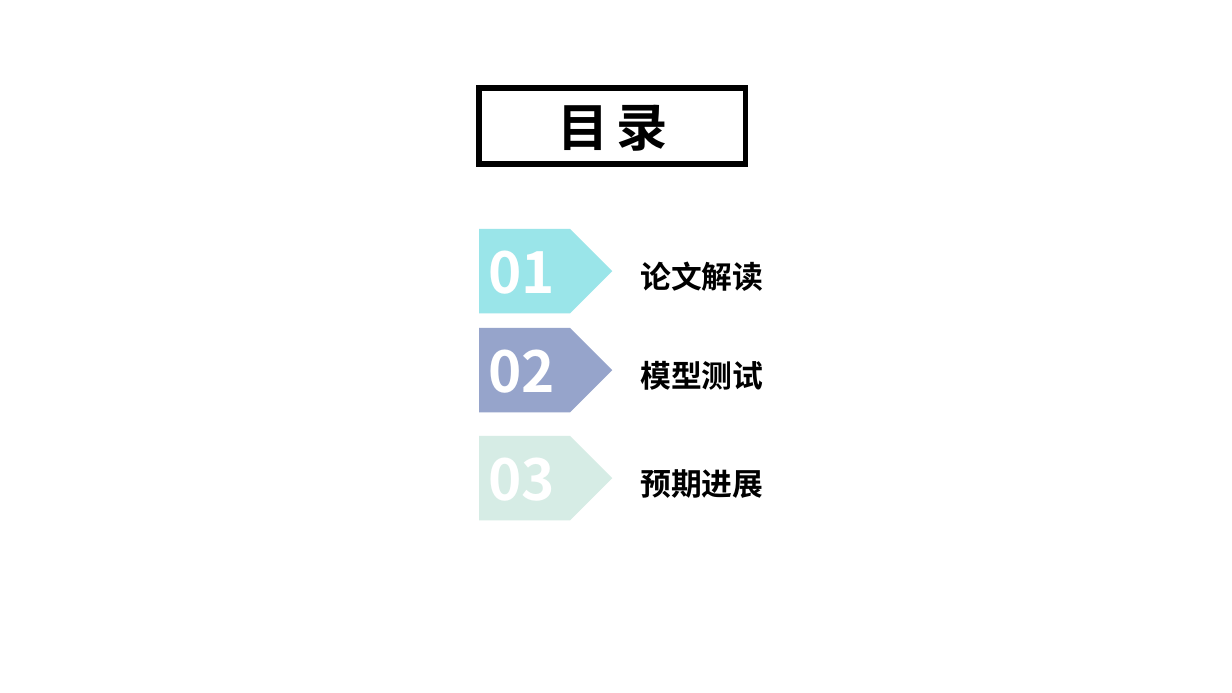
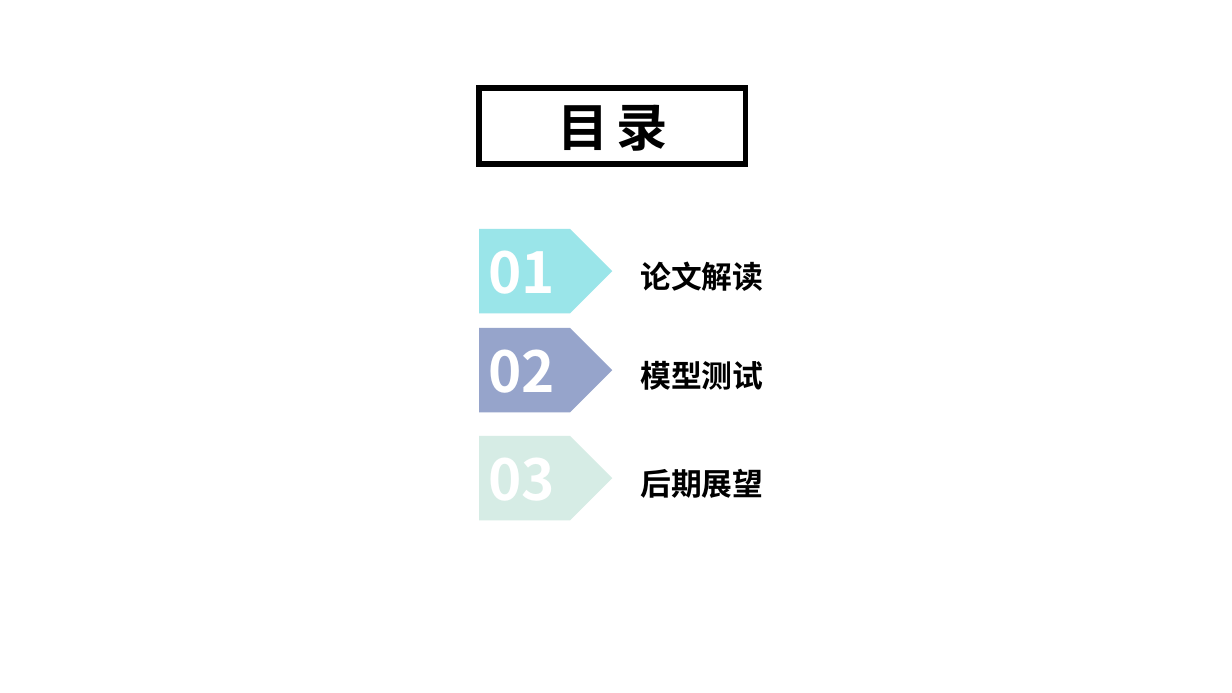
Before and after one commit to MydrBH/201720121206LvCheng, a slide deck: slide 2 of 中期报告.pptx. Drawn at 1232x693 pixels with LibreOffice and Linux fonts; fonts in the diff are those of the drawing; background and template pictures are left out. Boxes give left, top, right and bottom in pixels: in the first picture for what was removed or moved away, otherwise in the second. Text is boxed around its words. In the diff, an @@ line names an element or a change of style, - is before the commit and + after.

```diff
--- a/中期报告.pptx
+++ b/中期报告.pptx
@@ text at (640,469,763,498): text changed @@
-预期进展
+后期展望
```
Also in this commit, not shown: 11 other slides changed, 7 slides added, 1 slide removed.
